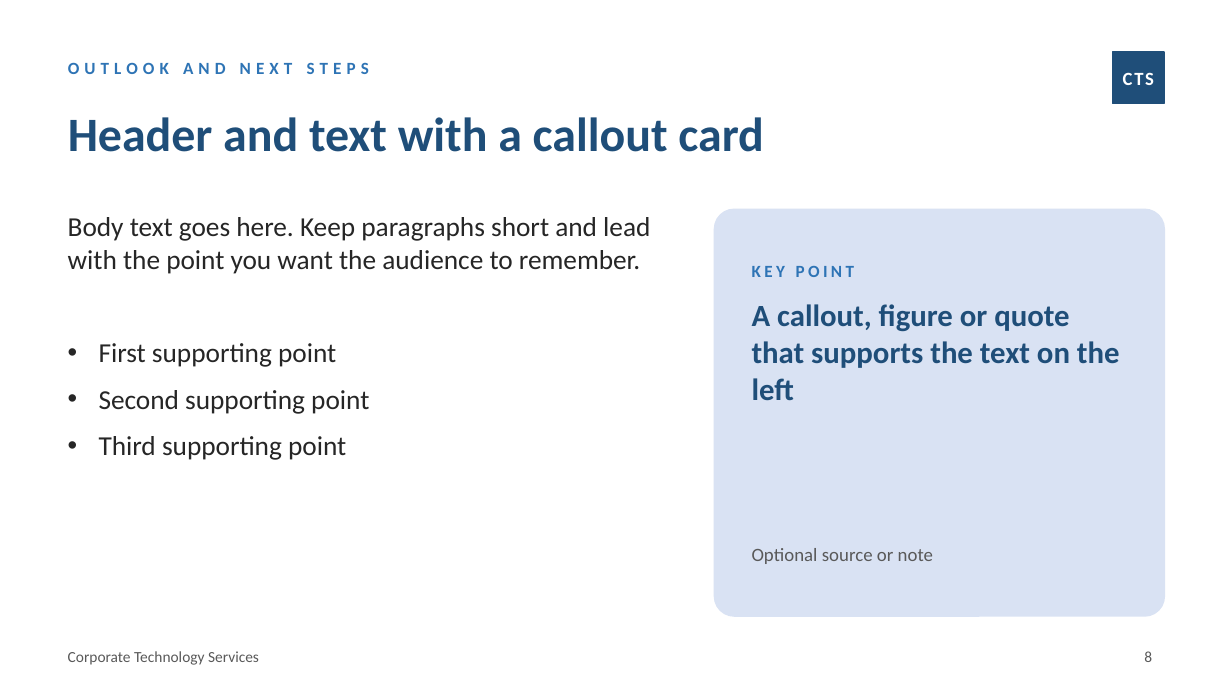
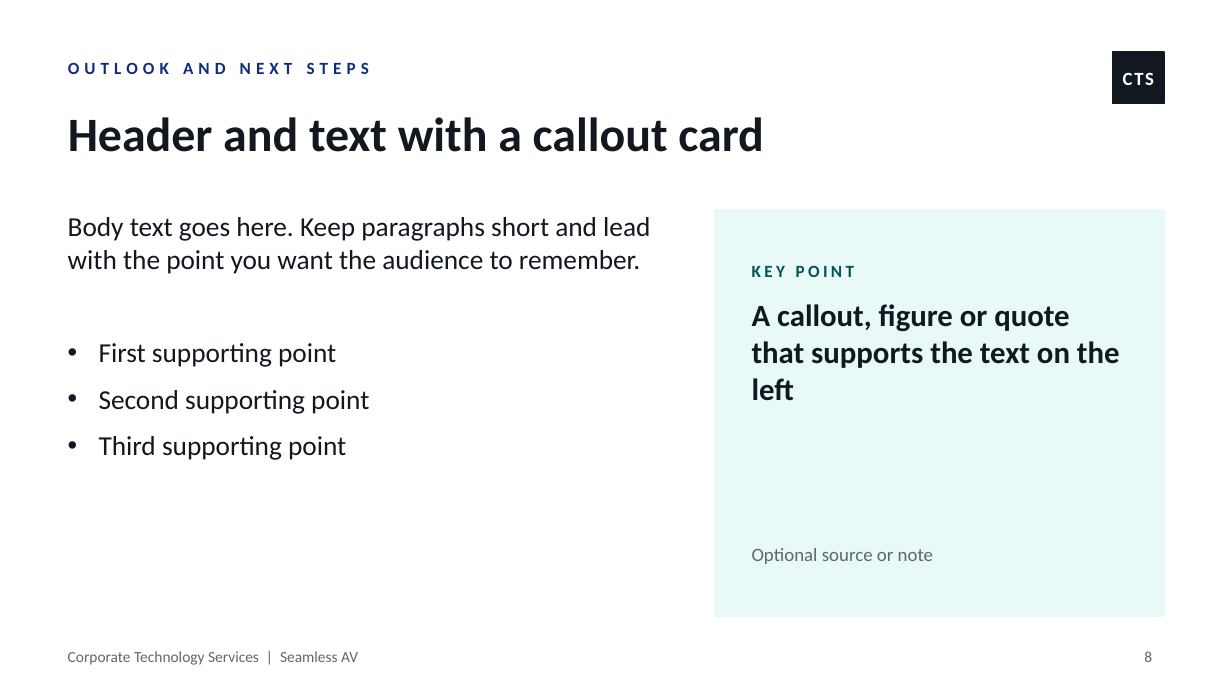
Before and after one commit to WesleyNelson-O33/Claude, a slide deck: slide 8 of presentation/CTS Presentation Template.pptx. Drawn at 1232x693 pixels with LibreOffice and Linux fonts; fonts in the diff are those of the drawing. Boxes give left, top, right and bottom in pixels: in the first picture for what was removed or moved away, otherwise in the second. Text is boxed around its words. In the diff, an @@ line names an element or a change of style, - is before the commit and + after.

```diff
--- a/presentation/CTS Presentation Template.pptx
+++ b/presentation/CTS Presentation Template.pptx
@@ text "OUTLOOK AND NEXT STEPS" at [68, 62, 369, 74]: text colour #2E74B5 to #122B82 @@
@@ rectangle at [1112, 52, 1164, 103]: fill #1F4E79 to #121820; outline #1F4E79 1 pt to #121820 1 pt; proportions changed @@
@@ title "Header and text with a ..." at [68, 117, 763, 152]: text colour #1F4E79 to #121820 @@
@@ text "Body text goes here. Keep ..." at [68, 217, 650, 460]: text colour #262626 to #121820 @@
@@ rectangle at [715, 209, 1164, 616]: rounded rectangle to rectangle; fill #D9E2F3 to #E8F9F8; outline #D9E2F3 1 pt to #E8F9F8 1 pt @@
@@ text "KEY POINT" at [752, 265, 855, 277]: text colour #2E74B5 to #005358 @@
@@ text "A callout, figure or quote ..." at [752, 304, 1120, 401]: text colour #1F4E79 to #121820 @@
@@ text "Optional source or note" at [752, 548, 933, 564]: text colour #595959 to #5F6670 @@
@@ text at [68, 651, 358, 665]: text changed; text colour #595959 to #5F6670 @@
-Corporate Technology Services
+Corporate Technology Services | Seamless AV
@@ page number at [1144, 651, 1152, 662]: text colour #595959 to #5F6670 @@
```
Also in this commit, not shown: 7 other slides changed, 2 other files.
